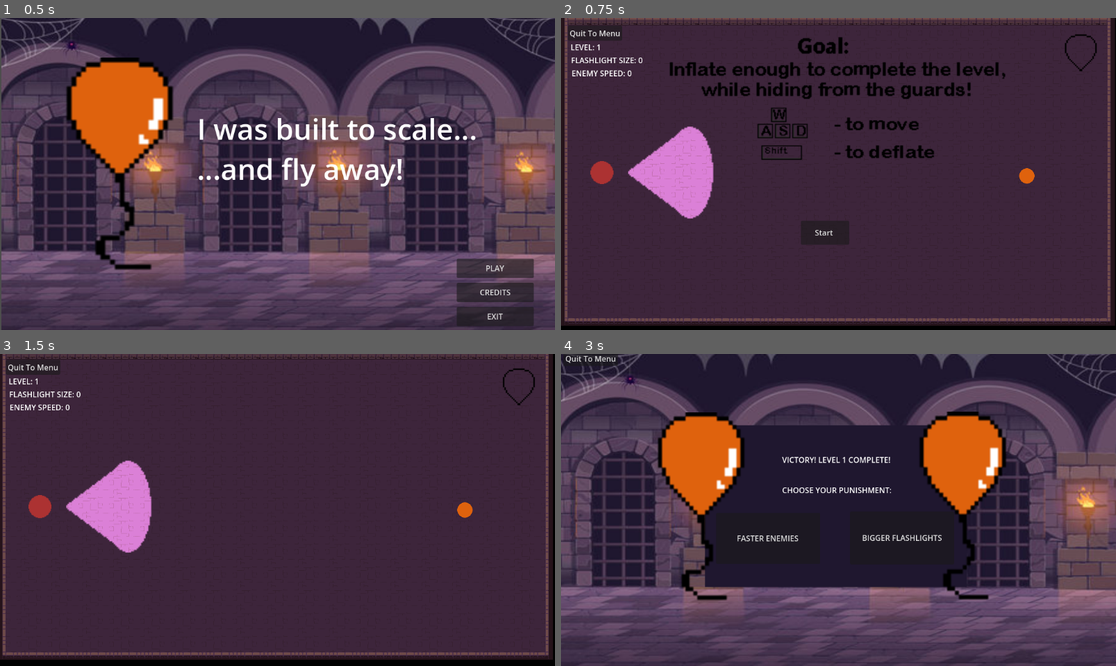
Above: before the commit, frames 1-4 (two rows, left to right).
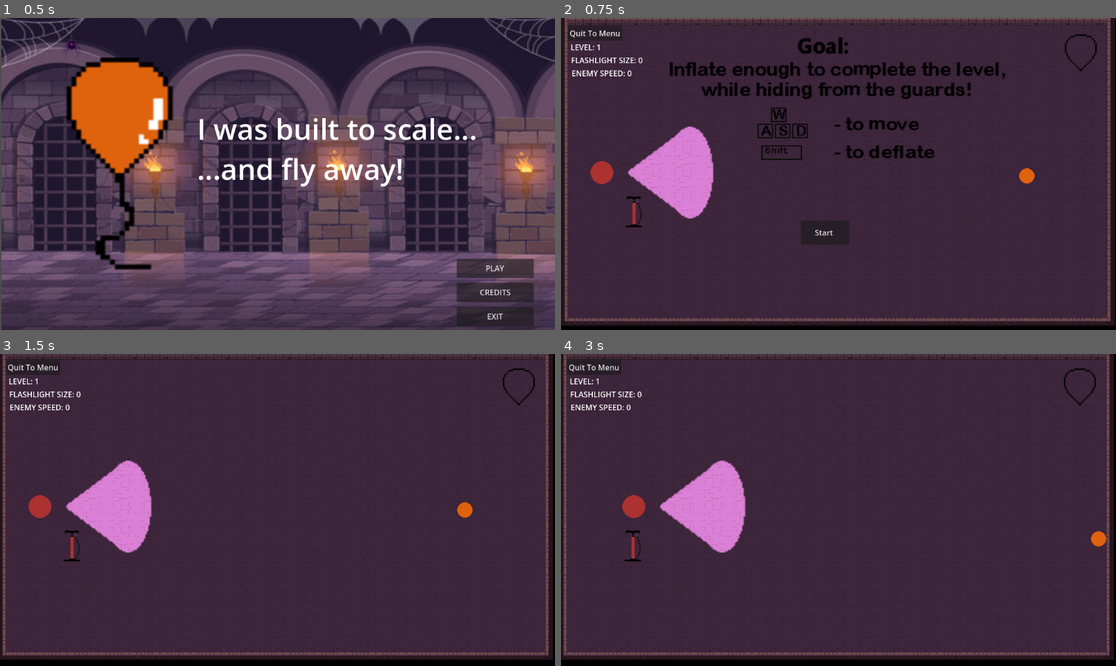
Above: after the commit, the same moments.

Repository: robliv/gamejam2024
Game: Godot game, scene res://scenes/game_manager.tscn
The game is run twice, just before and just after one commit, with the same random seed, the same clock (stepped at 60 frames per second) and the same inputs.
Inputs:
- Up to frame 1 (0.5 s): no input
- Up to frame 2 (0.75 s): click "PLAY" at 0.5 s
- Up to frame 3 (1.5 s): click "Start" at 1.25 s
- Up to frame 4 (3 s): tap Enter (ui_accept) at 2, 2.1, 2.27, 2.57, 2.85 s; hold D (move_right) 2.03-2.78 s; hold S (move_down) from 2.78 s (still down)

Frame 1 is identical in both runs. In frame 2, less than 0.1% of the frame differs, in the area x 11-15%, y 57-68%; in frame 3, less than 0.1%; in frame 4, 82%, in the area x 0-100%, y 0-100%.

Commit message:
add pump pickup

Diff:
--- /dev/null
+++ b/project/scenes/pickup.gd
@@ -0,0 +1,16 @@
+extends Node2D
+
+# This signal will be emitted when the player picks up the item
+signal picked_up
+
+func _ready():
+	# Connect the area_entered signal from Area2D to a function in this script
+	$Area2D.area_entered.connect(self._on_Area2D_area_entered)
+
+func _on_Area2D_area_entered(area):
+	# Check if the area that entered belongs to the player
+	if area.name == "PlayerArea":
+		# Emit the picked_up signal
+		emit_signal("picked_up")
+		# queue_free() removes the pickup from the scene
+		queue_free()
--- /dev/null
+++ b/project/scenes/pickup.tscn
@@ -0,0 +1,21 @@
+[gd_scene load_steps=4 format=3 uid="uid://vfwdsfxu6kii"]
+
+[ext_resource type="Script" path="res://scenes/pickup.gd" id="1_owoep"]
+[ext_resource type="Texture2D" uid="uid://da6red56hv6ff" path="res://assets/pump.png" id="2_51rno"]
+
+[sub_resource type="RectangleShape2D" id="RectangleShape2D_ui1ci"]
+size = Vector2(34, 65)
+
+[node name="Pickup" type="Node2D"]
+script = ExtResource("1_owoep")
+
+[node name="Area2D" type="Area2D" parent="."]
+
+[node name="CollisionShape2D" type="CollisionShape2D" parent="Area2D"]
+position = Vector2(0, -2.5)
+shape = SubResource("RectangleShape2D_ui1ci")
+
+[node name="Pump" type="Sprite2D" parent="."]
+position = Vector2(-2.86102e-06, -2)
+scale = Vector2(1.3125, 1.125)
+texture = ExtResource("2_51rno")
--- a/project/scenes/player.gd
+++ b/project/scenes/player.gd
@@ -72,8 +72,8 @@
 	move_and_slide()
 
 	# Scale the character if spacebar is pressed.
-	if Input.is_action_just_pressed("ui_accept"):  # Default key is spacebar.
-		scale_character()
+	#if Input.is_action_just_pressed("ui_accept"):  # Default key is spacebar.
+		#scale_character()
 
 func scale_character() -> void:
 	enflate.play()
--- a/project/scenes/player.tscn
+++ b/project/scenes/player.tscn
@@ -8,6 +8,9 @@
 [ext_resource type="PackedScene" uid="uid://bgd4rqdjaysgt" path="res://scenes/timer_circle.tscn" id="5_nnsnx"]
 
 [sub_resource type="CircleShape2D" id="CircleShape2D_ux2b3"]
+radius = 16.0
+
+[sub_resource type="CircleShape2D" id="CircleShape2D_m36iv"]
 radius = 16.0
 
 [node name="player" type="Node2D"]
@@ -52,3 +55,8 @@
 initial_velocity_max = 50.0
 scale_amount_min = 0.05
 scale_amount_max = 0.2
+
+[node name="PlayerArea" type="Area2D" parent="Player"]
+
+[node name="CollisionShape2D" type="CollisionShape2D" parent="Player/PlayerArea"]
+shape = SubResource("CircleShape2D_m36iv")
--- a/project/scripts/game.gd
+++ b/project/scripts/game.gd
@@ -2,14 +2,21 @@
 
 const MAIN_MENU_SCENE_PATH = "res://scenes/menu.tscn"
 const POST_GAME_SCENE_PATH = "res://scenes/post_game_screen.tscn"
-
+const PICKUP_SCENE_PATH = "res://scenes/pickup.tscn"
+var PickupScene = preload(PICKUP_SCENE_PATH)
 var menu_button
 var start_button
 var starting_info
 
+var spawn_min_x = 100
+var spawn_max_x = 800
+var spawn_min_y = 100
+var spawn_max_y = 600
+
 signal request_level
 
 func _ready():
+	place_pickup_randomly()
 	$CurrentLevelLabel.text = "LEVEL: " + str(Globals.current_level)
 	$FlashlightSizeLabel.text = "FLASHLIGHT SIZE: " + str(Globals.flashlight_size)
 	$EnemySpeedLabel.text = "ENEMY SPEED: " + str(Globals.enemy_speed)
@@ -32,6 +39,7 @@
 	else:
 		starting_info.visible = false
 
+
 func _on_menu_button_pressed():
 	print("Menu button was pressed")
 	Globals.reset_game_data()
@@ -46,3 +54,22 @@
 	starting_info.visible = false
 	Globals.set_info_showed()
 	Globals.game_paused = false
+
+func place_pickup_randomly():
+	# Generate a random position within the defined area
+	var random_position = Vector2(
+		randi_range(spawn_min_x, spawn_max_x),
+		randi_range(spawn_min_y, spawn_max_y)
+	)
+	# Instantiate the pickup
+	var pickup_instance = PickupScene.instantiate()
+	add_child(pickup_instance)
+	# Set the position of the pickup to the random position
+	pickup_instance.position = random_position
+	# Connect signal
+	pickup_instance.picked_up.connect(_on_item_pickup)
+
+func _on_item_pickup():
+	print("Item was picked up")
+	place_pickup_randomly()
+	$GameRoot/player/Player.scale_character()
Binary file added: project/assets/pump.png
Not shown, added: project/assets/pump.png.import
Not shown: 1 places in project/scenes/game.tscn that only renumber resources
Not shown: 1 places in project/scenes/player.tscn that only renumber resources
